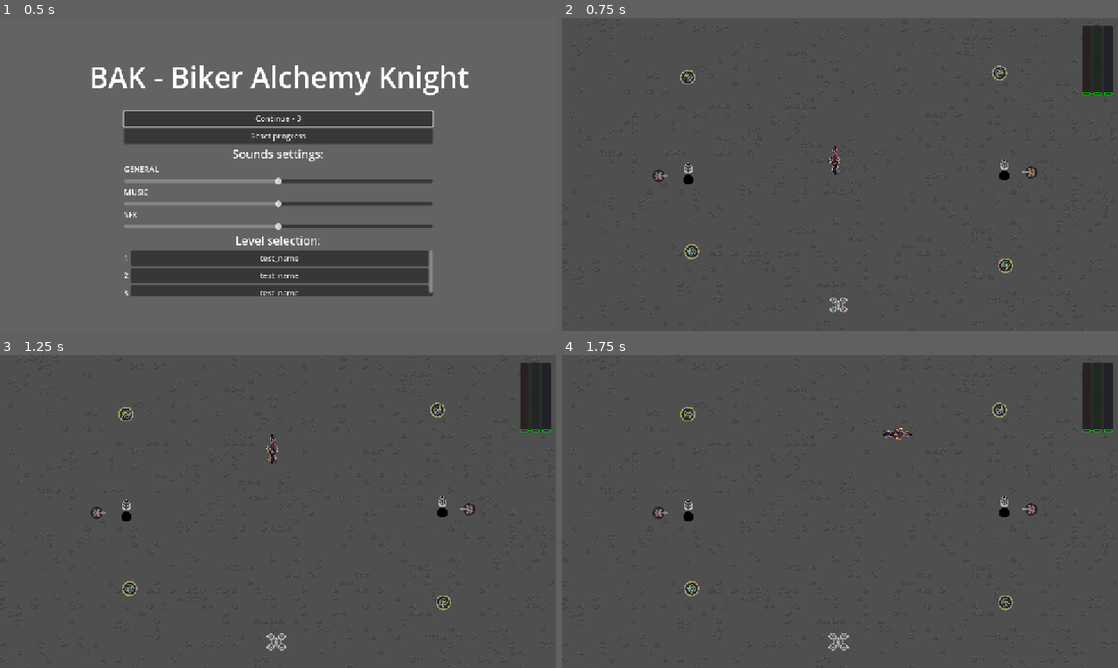
Above: before the commit, frames 1-4 (two rows, left to right).
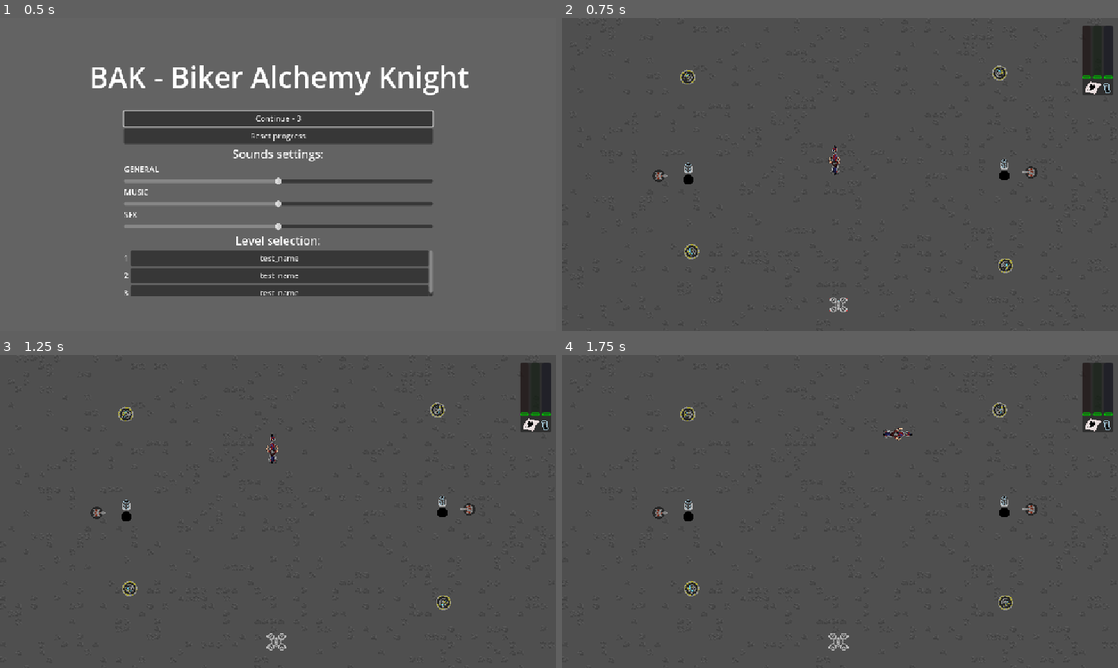
Above: after the commit, the same moments.

Repository: IwailerI/micro-jam-colors
Game: Godot game, scene res://scenes/mainmenu/mainmenu.tscn
The game is run twice, just before and just after one commit, with the same random seed, the same clock (stepped at 60 frames per second) and the same inputs.
Inputs:
- Up to frame 1 (0.5 s): no input
- Up to frame 2 (0.75 s): click "Continue - 3" at 0.5 s
- Up to frame 3 (1.25 s): no input
- Up to frame 4 (1.75 s): hold D (movement_right) from 1.28 s (still down); hold Space (throttle) from 1.28 s (still down)

Frame 1 is identical in both runs. In frame 2, 0.2% of the frame differs, in the area x 93-100%, y 18-25%; in frame 3, 0.2%; in frame 4, 0.2%.
Error in both runs: Assertion failed: colorless potion spawner (res://objects/brewing_stand/brewing_stand.gd:36)

Commit message:
added target color preview

Diff:
--- a/objects/potion_color_display/color_display.gd
+++ b/objects/potion_color_display/potion_color_display.gd
@@ -13,6 +13,8 @@
 @onready var target_g: Panel = %TargetG
 @onready var target_b: Panel = %TargetB
 
+@onready var potion: TextureRect = %Potion
+@onready var paper: TextureRect = %Paper
 
 func _ready() -> void:
 	var gm := GameManager.get_instance()
@@ -48,6 +50,11 @@
 	t.tween_property(target_g, "self_modulate", _get_target_col(have.y, want.y), dur)
 	t.tween_property(target_b, "self_modulate", _get_target_col(have.z, want.z), dur)
 
+	var col_have := Color(have.x / 4.0, have.y / 4.0, have.z / 4.0)
+	var col_want := Color(want.x / 4.0, want.y / 4.0, want.z / 4.0)
+	t.tween_property(potion, "modulate", col_have, dur)
+	t.tween_property(paper, "modulate", col_want, dur)
+
 
 func _get_target_col(have: int, want: int) -> Color:
 	if have > want:
--- a/objects/potion_color_display/potion_color_display.tscn
+++ b/objects/potion_color_display/potion_color_display.tscn
@@ -1,6 +1,7 @@
-[gd_scene load_steps=3 format=3 uid="uid://d1tm5mhwegffe"]
+[gd_scene load_steps=7 format=3 uid="uid://d1tm5mhwegffe"]
 
-[ext_resource type="Script" uid="uid://dcyd4hlx6y2uh" path="res://objects/potion_color_display/color_display.gd" id="1_685k8"]
+[ext_resource type="Script" uid="uid://dcyd4hlx6y2uh" path="res://objects/potion_color_display/potion_color_display.gd" id="1_685k8"]
+[ext_resource type="Texture2D" uid="uid://cjfr00pb2ursy" path="res://assets/color_indicator.png" id="2_bgnte"]
 
 [sub_resource type="StyleBoxFlat" id="StyleBoxFlat_up8tn"]
 draw_center = false
@@ -13,14 +14,30 @@
 corner_radius_bottom_right = 2
 corner_radius_bottom_left = 2
 
+[sub_resource type="AtlasTexture" id="AtlasTexture_vyb5e"]
+atlas = ExtResource("2_bgnte")
+region = Rect2(0, 56, 54, 28)
+
+[sub_resource type="AtlasTexture" id="AtlasTexture_ybtl8"]
+atlas = ExtResource("2_bgnte")
+region = Rect2(0, 0, 54, 28)
+
+[sub_resource type="AtlasTexture" id="AtlasTexture_povnl"]
+atlas = ExtResource("2_bgnte")
+region = Rect2(0, 28, 54, 28)
+
 [node name="PotionColorDisplay" type="PanelContainer"]
-custom_minimum_size = Vector2(64.36, 94.695)
+custom_minimum_size = Vector2(64.36, 133.42)
 script = ExtResource("1_685k8")
 
-[node name="HBoxContainer" type="HBoxContainer" parent="."]
+[node name="VBoxContainer" type="VBoxContainer" parent="."]
 layout_mode = 2
 
-[node name="ProgressR" type="ProgressBar" parent="HBoxContainer"]
+[node name="HBoxContainer" type="HBoxContainer" parent="VBoxContainer"]
+layout_mode = 2
+size_flags_vertical = 3
+
+[node name="ProgressR" type="ProgressBar" parent="VBoxContainer/HBoxContainer"]
 unique_name_in_owner = true
 self_modulate = Color(1, 0, 0, 1)
 layout_mode = 2
@@ -31,7 +48,7 @@
 fill_mode = 3
 show_percentage = false
 
-[node name="TargetR" type="Panel" parent="HBoxContainer/ProgressR"]
+[node name="TargetR" type="Panel" parent="VBoxContainer/HBoxContainer/ProgressR"]
 unique_name_in_owner = true
 custom_minimum_size = Vector2(0, 6)
 layout_mode = 1
@@ -42,7 +59,7 @@
 grow_vertical = 0
 theme_override_styles/panel = SubResource("StyleBoxFlat_up8tn")
 
-[node name="ProgressG" type="ProgressBar" parent="HBoxContainer"]
+[node name="ProgressG" type="ProgressBar" parent="VBoxContainer/HBoxContainer"]
 unique_name_in_owner = true
 self_modulate = Color(0, 1, 0, 1)
 layout_mode = 2
@@ -52,7 +69,7 @@
 fill_mode = 3
 show_percentage = false
 
-[node name="TargetG" type="Panel" parent="HBoxContainer/ProgressG"]
+[node name="TargetG" type="Panel" parent="VBoxContainer/HBoxContainer/ProgressG"]
 unique_name_in_owner = true
 custom_minimum_size = Vector2(0, 6)
 layout_mode = 1
@@ -63,7 +80,7 @@
 grow_vertical = 0
 theme_override_styles/panel = SubResource("StyleBoxFlat_up8tn")
 
-[node name="ProgressB" type="ProgressBar" parent="HBoxContainer"]
+[node name="ProgressB" type="ProgressBar" parent="VBoxContainer/HBoxContainer"]
 unique_name_in_owner = true
 self_modulate = Color(0, 0, 1, 1)
 layout_mode = 2
@@ -73,7 +90,7 @@
 fill_mode = 3
 show_percentage = false
 
-[node name="TargetB" type="Panel" parent="HBoxContainer/ProgressB"]
+[node name="TargetB" type="Panel" parent="VBoxContainer/HBoxContainer/ProgressB"]
 unique_name_in_owner = true
 custom_minimum_size = Vector2(0, 6)
 layout_mode = 1
@@ -83,3 +100,40 @@
 grow_horizontal = 2
 grow_vertical = 0
 theme_override_styles/panel = SubResource("StyleBoxFlat_up8tn")
+
+[node name="Preview" type="Control" parent="VBoxContainer"]
+unique_name_in_owner = true
+custom_minimum_size = Vector2(0, 30.39)
+layout_mode = 2
+
+[node name="Potion" type="TextureRect" parent="VBoxContainer/Preview"]
+unique_name_in_owner = true
+layout_mode = 1
+anchors_preset = 15
+anchor_right = 1.0
+anchor_bottom = 1.0
+grow_horizontal = 2
+grow_vertical = 2
+texture = SubResource("AtlasTexture_vyb5e")
+stretch_mode = 3
+
+[node name="Art" type="TextureRect" parent="VBoxContainer/Preview"]
+layout_mode = 1
+anchors_preset = 15
+anchor_right = 1.0
+anchor_bottom = 1.0
+grow_horizontal = 2
+grow_vertical = 2
+texture = SubResource("AtlasTexture_ybtl8")
+stretch_mode = 3
+
+[node name="Paper" type="TextureRect" parent="VBoxContainer/Preview"]
+unique_name_in_owner = true
+layout_mode = 1
+anchors_preset = 15
+anchor_right = 1.0
+anchor_bottom = 1.0
+grow_horizontal = 2
+grow_vertical = 2
+texture = SubResource("AtlasTexture_povnl")
+stretch_mode = 3
Binary file added: art/color indicator.aseprite
Binary file added: assets/color_indicator.png
Not shown, added: assets/color_indicator.png.import
Renamed: objects/potion_color_display/color_display.gd.uid -> objects/potion_color_display/potion_color_display.gd.uid
